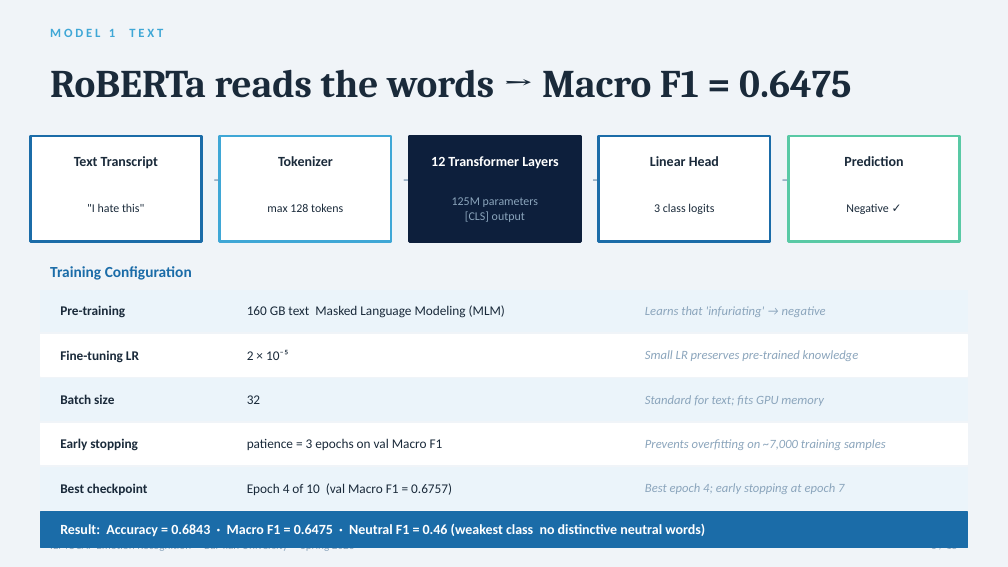
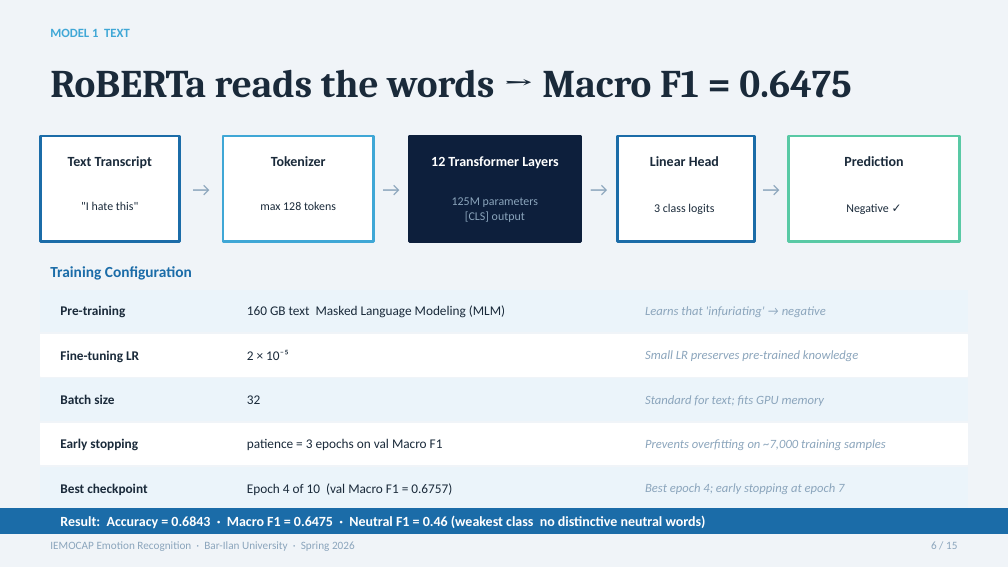
Before and after one commit to almahova/iemocap-proj, a slide deck: slide 6 of docs/Presentation.pptx. Drawn at 1008x567 pixels with LibreOffice and Linux fonts; fonts in the diff are those of the drawing. Boxes give left, top, right and bottom in pixels: in the first picture for what was removed or moved away, otherwise in the second. Text is boxed around its words. In the diff, an @@ line names an element or a change of style, - is before the commit and + after.

```diff
--- a/docs/Presentation.pptx
+++ b/docs/Presentation.pptx
@@ text "MODEL 1 TEXT" at [50, 28, 130, 37]: letter spacing 2 to 0 pt @@
@@ rectangle: place and size @@
-rectangle at [30, 136, 202, 242]
+rectangle at [40, 136, 179, 242]
@@ rectangle: place and size @@
-rectangle at [220, 136, 391, 242]
+rectangle at [223, 136, 373, 242]
@@ rectangle: place and size @@
-rectangle at [599, 136, 770, 242]
+rectangle at [618, 136, 755, 242]
@@ text ""I hate this"": place and size @@
-text ""I hate this"" at [87, 204, 144, 212]
+text ""I hate this"" at [81, 202, 138, 210]
@@ 3 texts: place and size @@
-3 texts at [74, 156, 343, 212]
+3 texts at [68, 156, 336, 210]
@@ 3 texts: place and size @@
-3 texts at [204, 163, 792, 194]
+3 texts at [192, 174, 781, 205]
@@ text "→": place and size @@
-text "→" at [583, 163, 603, 194]
+text "→" at [589, 174, 609, 205]
@@ rectangle: place and size @@
-rectangle at [40, 512, 968, 547]
+rectangle at [0, 509, 1008, 533]
@@ text "IEMOCAP Emotion Recognition · Bar-Ilan ..." rewrapped from [50, 548, 355, 553] to [50, 541, 355, 551] @@
@@ text "Result: Accuracy = 0.6843 · ...": place and size @@
-text "Result: Accuracy = 0.6843 · ..." at [60, 524, 705, 537]
+text "Result: Accuracy = 0.6843 · ..." at [60, 516, 706, 529]
@@ text "6 / 15": place and size @@
-text "6 / 15" at [931, 548, 957, 553]
+text "6 / 15" at [931, 541, 957, 549]
```
Also in this commit, not shown: 15 other slides changed.
